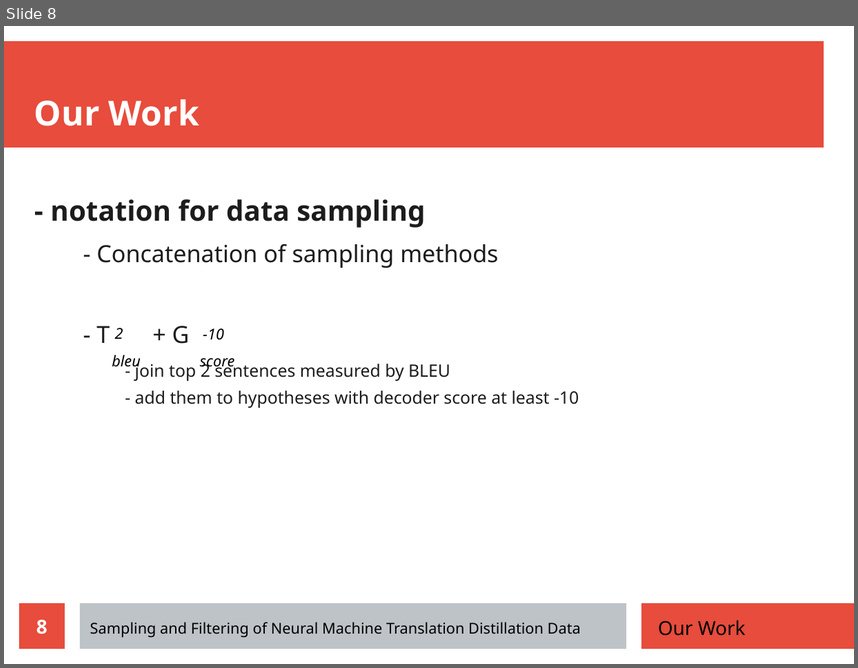
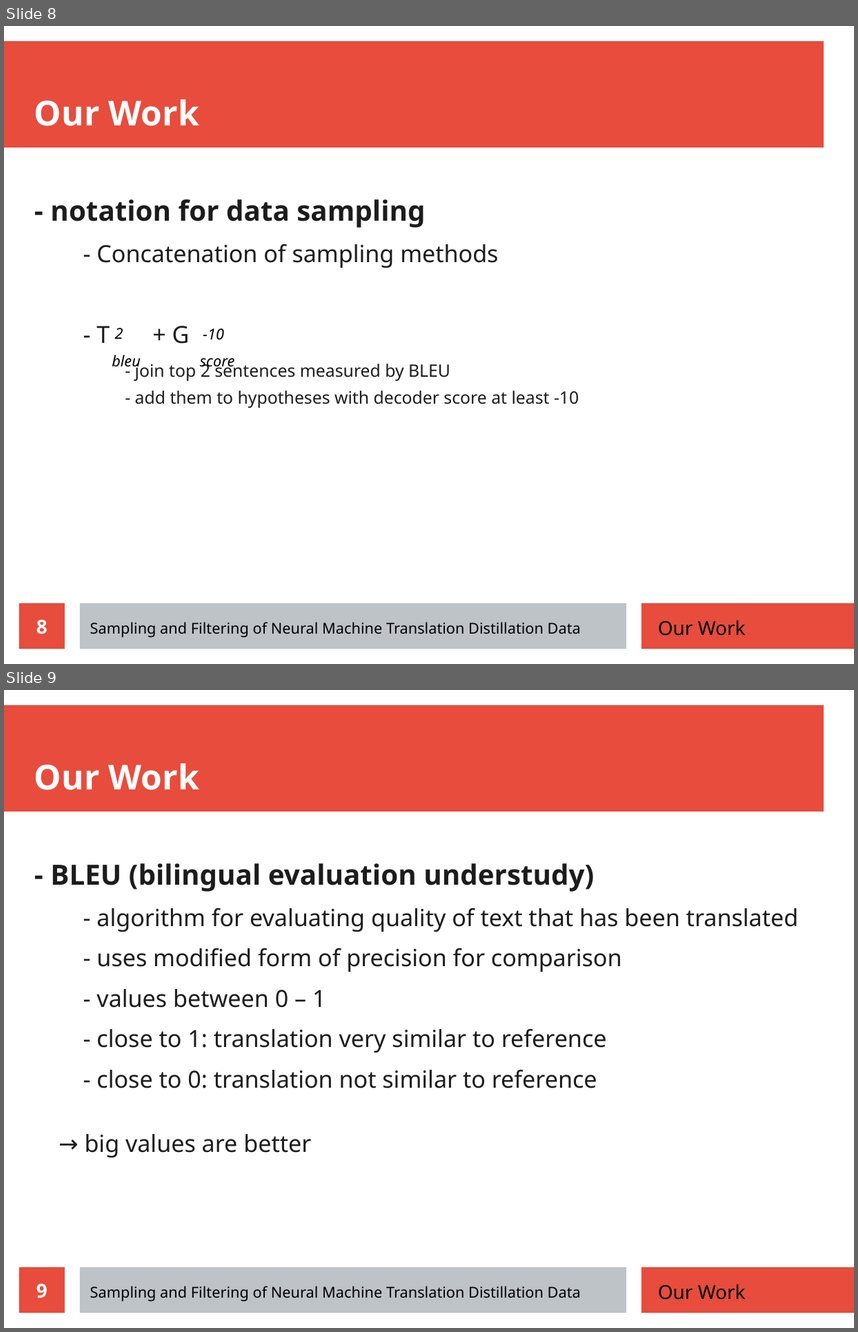
Before and after one commit to zouharvi/reference-mt-distill, a slide deck: meta/final_presentation.odp. Shown one above the other, each under a label of ours: slide 8 before the commit, slides 8 and 9 after it. The pictures are 858x668 and 858x1332 pixels, drawn with LibreOffice and Linux fonts; fonts in the diff are those of the drawing. Boxes give left, top, right and bottom in pixels: in the first picture for what was removed or moved away, otherwise in the second. Text is boxed around its words. In the diff, an @@ line names an element or a change of style, - is before the commit and + after.

Commit message:
Final Presentation: BLEU slide added

```diff
--- a/meta/final_presentation.odp
+++ b/meta/final_presentation.odp
@@ slide 9 added at [4, 690, 854, 1328], background #FFFFFF; not listed: 3 template elements that a slide beside it also shows @@
@@ title added at [34, 763, 199, 790], 32 pt, text #FFFFFF, bold @@
+Our Work
@@ text added at [50, 863, 799, 1157], 22 pt, text #1C1C1C @@
+- BLEU (bilingual evaluation understudy)
+  - algorithm for evaluating quality of text that has been translated
+  - uses modified form of precision for comparison
+  - values between 0 – 1
+  - close to 1: translation very similar to reference
+  - close to 0: translation not similar to reference
+  → big values are better
@@ page number added at [19, 1267, 65, 1312], fill #E74C3C, 18 pt, text #FFFFFF, bold @@
+9
@@ text added at [90, 1285, 581, 1301], 14 pt, text #000000 @@
+Sampling and Filtering of Neural Machine Translation Distillation Data
@@ text added at [658, 1283, 746, 1299], 18 pt, text #000000 @@
+Our Work
```
